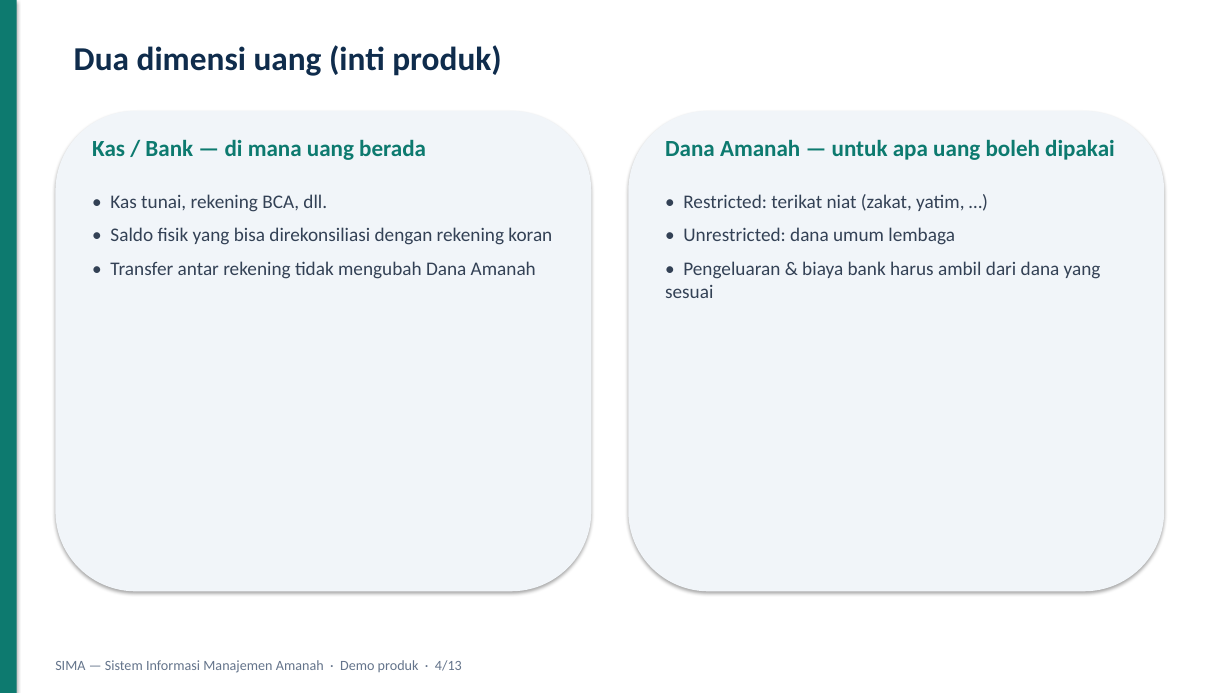
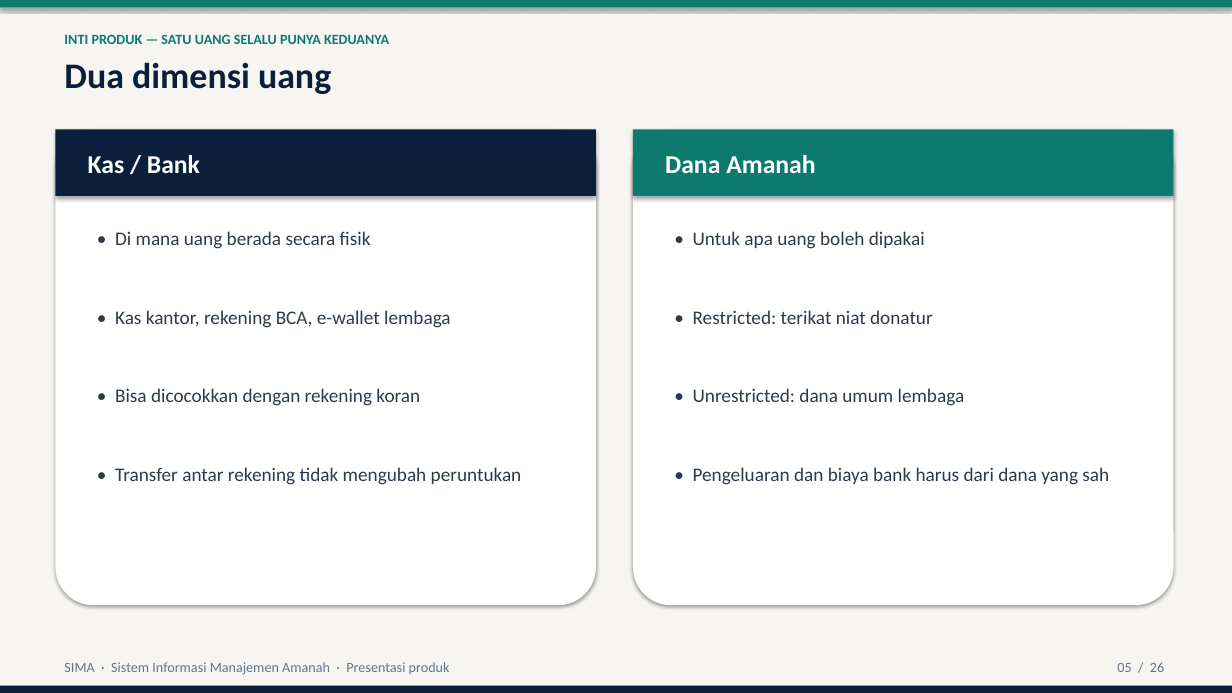
Before and after one commit to addingama/sima, a slide deck: slide 5 of docs/demo/SIMA-Presentasi-Demo.pptx (slide 4 before the commit). Drawn at 1232x693 pixels with LibreOffice and Linux fonts; fonts in the diff are those of the drawing. Boxes give left, top, right and bottom in pixels: in the first picture for what was removed or moved away, otherwise in the second. Text is boxed around its words. In the diff, an @@ line names an element or a change of style, - is before the commit and + after.

Commit message:
Demo PPT

```diff
--- a/docs/demo/SIMA-Presentasi-Demo.pptx
+++ b/docs/demo/SIMA-Presentasi-Demo.pptx
@@ rectangle at [0, 0, 1232, 693]: fill #FFFFFF to #F7F5F2 @@
@@ rectangle removed at [0, 0, 17, 693] @@
@@ rectangle added at [0, 0, 1232, 7], fill #0D7A6F @@
@@ text added at [64, 34, 389, 44], 11 pt, text #0D7A6F, bold @@
+INTI PRODUK — SATU UANG SELALU PUNYA KEDUANYA
@@ text at [64, 62, 331, 94]: text changed; size 26 to 28 pt; text colour #0F2C4C to #0B1F3A @@
-Dua dimensi uang (inti produk)
+Dua dimensi uang
@@ rounded rectangle: place and size @@
-rounded rectangle at [55, 111, 592, 592]
+rounded rectangle at [55, 129, 596, 605]
@@ rounded rectangle at [55, 129, 596, 605]: fill #F1F5F9 to #FFFFFF; proportions changed @@
@@ rectangle added at [55, 129, 596, 196], fill #0B1F3A @@
@@ rounded rectangle at [633, 129, 1174, 605]: fill #F1F5F9 to #FFFFFF; proportions changed @@
@@ rounded rectangle: place and size @@
-rounded rectangle at [628, 111, 1165, 592]
+rounded rectangle at [633, 129, 1174, 605]
@@ rectangle added at [633, 129, 1174, 196], fill #0D7A6F @@
@@ text at [88, 155, 200, 173]: text changed; size 18 to 20 pt; text colour #0D7A6F to #FFFFFF @@
-Kas / Bank — di mana uang berada
+Kas / Bank
@@ text added at [665, 155, 815, 173], 20 pt, text #FFFFFF, bold @@
+Dana Amanah
@@ text removed at [110, 194, 552, 279] @@
-• Kas tunai, rekening BCA, dll.
-• Saldo fisik yang bisa direkonsiliasi dengan rekening koran
-• Transfer antar rekening tidak mengubah Dana Amanah
@@ text added at [115, 231, 371, 249], 15 pt, text #2D3A4A @@
+• Di mana uang berada secara fisik
@@ text at [693, 231, 925, 249]: text changed; size 18 to 15 pt; text colour #0D7A6F to #2D3A4A; bold off @@
-Dana Amanah — untuk apa uang boleh dipakai
+• Untuk apa uang boleh dipakai
@@ text added at [115, 310, 451, 328], 15 pt, text #2D3A4A @@
+• Kas kantor, rekening BCA, e-wallet lembaga
@@ text added at [693, 310, 933, 324], 15 pt, text #2D3A4A @@
+• Restricted: terikat niat donatur
@@ text added at [115, 388, 420, 406], 15 pt, text #2D3A4A @@
+• Bisa dicocokkan dengan rekening koran
@@ text added at [693, 388, 965, 406], 15 pt, text #2D3A4A @@
+• Unrestricted: dana umum lembaga
@@ text added at [115, 467, 522, 485], 15 pt, text #2D3A4A @@
+• Transfer antar rekening tidak mengubah peruntukan
@@ text at [693, 467, 1109, 485]: text changed; text colour #334155 to #2D3A4A @@
-• Restricted: terikat niat (zakat, yatim, …)
-• Unrestricted: dana umum lembaga
-• Pengeluaran & biaya bank harus ambil dari dana yang sesuai
+• Pengeluaran dan biaya bank harus dari dana yang sah
@@ rectangle added at [0, 686, 1232, 693], fill #0B1F3A @@
@@ text at [64, 662, 450, 675]: text changed @@
-SIMA — Sistem Informasi Manajemen Amanah · Demo produk · 4/13
+SIMA · Sistem Informasi Manajemen Amanah · Presentasi produk
@@ text added at [1117, 662, 1164, 672], 11 pt, text #64748B @@
+05 / 26
```
Also in this commit, not shown: 2 other slides changed, 23 slides added, 10 slides removed, 24 other files.
